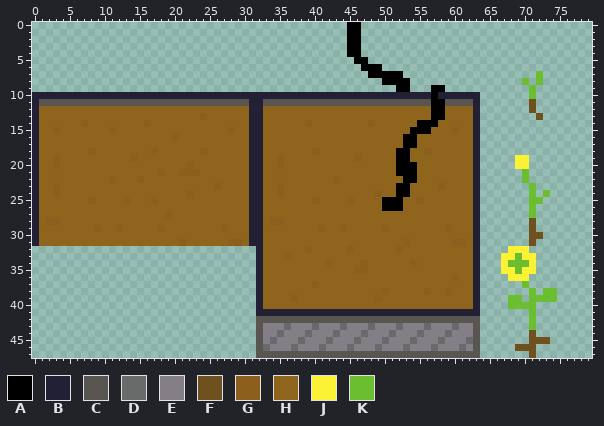
Two versions of one pixel-art file, Flower.aseprite. The picture above is the old version.
80x48 pixels, 1 frame.
Palette (. is transparent): A #000000  B #222034  C #595652  D #696a6a  E #847e87  F #6f511f  G #8d5f1c  H #8f651d  J #fbf236  K #6abe30
Pixels before (only the part around the change), first column x 33:
 0 ............AA............
 1 ............AA............
 2 ............AA............
 3 ............AA............
 4 ............AA............
 5 .............AA...........
 6 ..............AAA.........
 7 ...............AAAAA......
 8 .................AAAA.....
 9 ...................AA...AA
10 BBBBBBBBBBBBBBBBBBBBBBBBAB
11 CCCCCCCCCCCCCCCCCCCCCCCCAA
12 HHHHHHHHHHHHHHHHHHHHHHHHAA
13 HHHHHHHHHHHHHHHHHHHHHHHHAA
14 HHHHHHGHHHHHHHHGHHHHHHAAAH
Now the later version:
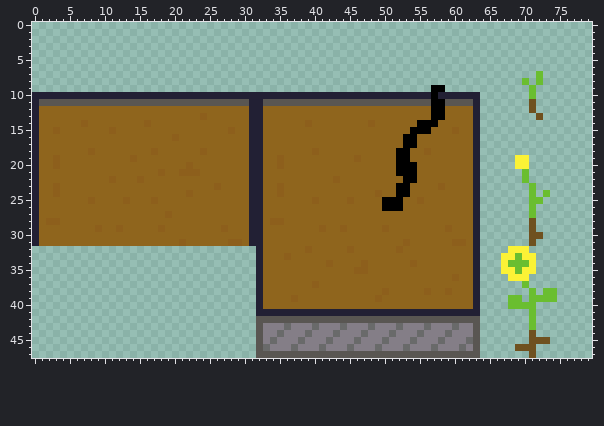
Change:
Changed rows in their new state; - is an unchanged pixel.
first column x 45:
 0 ..-------
 1 ..-------
 2 ..-------
 3 ..-------
 4 ..-------
 5 -..------
 6 --...----
 7 ---.....-
 8 -----....
 9 -------..
Where, in picture pixels (left, top, right, bottom), the same in both pictures:
erased: (347, 22, 410, 92)
